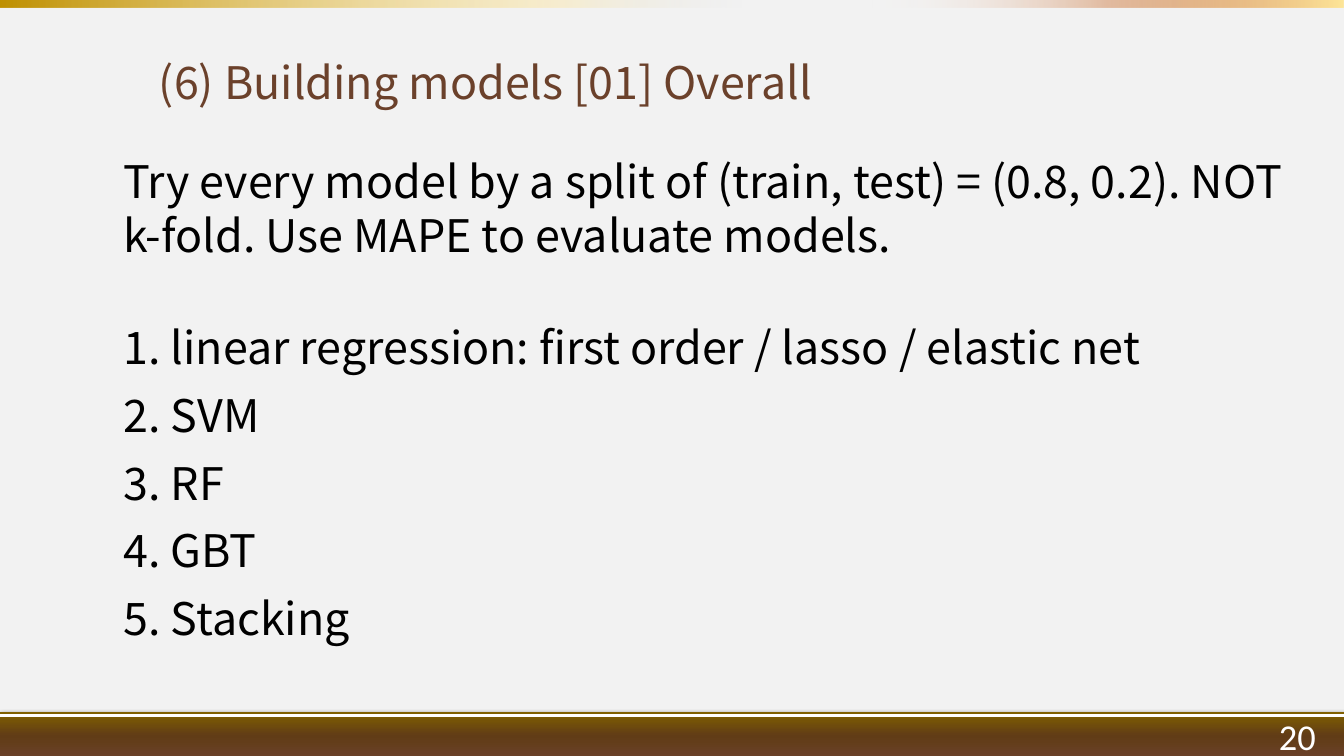
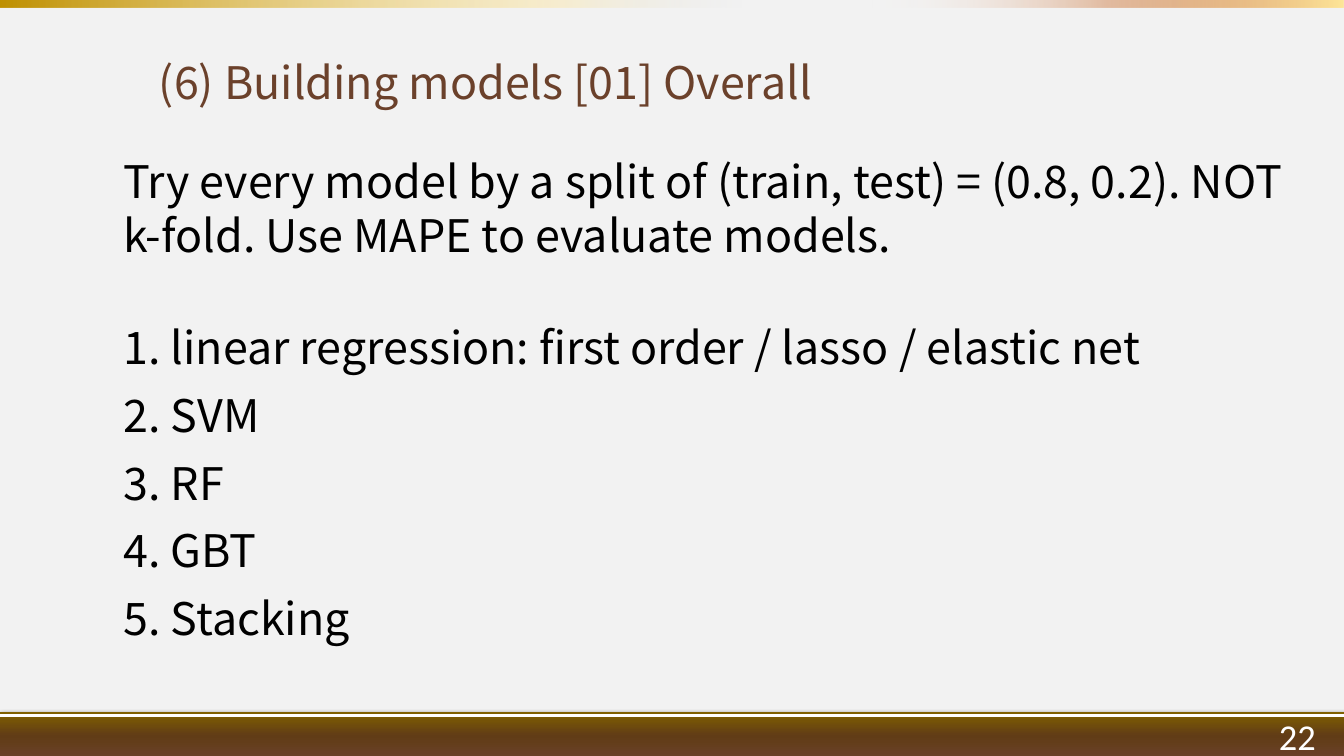
Before and after one commit to 1082-datascience/finalproject-finalproject-1082ds_group6, a slide deck: slide 25 of results/1072_datascience_FP_107363015_G6.pptx (slide 23 before the commit). Drawn at 1344x756 pixels with LibreOffice and Linux fonts; fonts in the diff are those of the drawing; background and template pictures are left out. Boxes give left, top, right and bottom in pixels: in the first picture for what was removed or moved away, otherwise in the second. Text is boxed around its words. In the diff, an @@ line names an element or a change of style, - is before the commit and + after.

```diff
--- a/results/1072_datascience_FP_107363015_G6.pptx
+++ b/results/1072_datascience_FP_107363015_G6.pptx
@@ text at [1279,726,1316,750]: text changed @@
-20
+22
```
Also in this commit, not shown: 30 other slides changed, 2 slides added.
